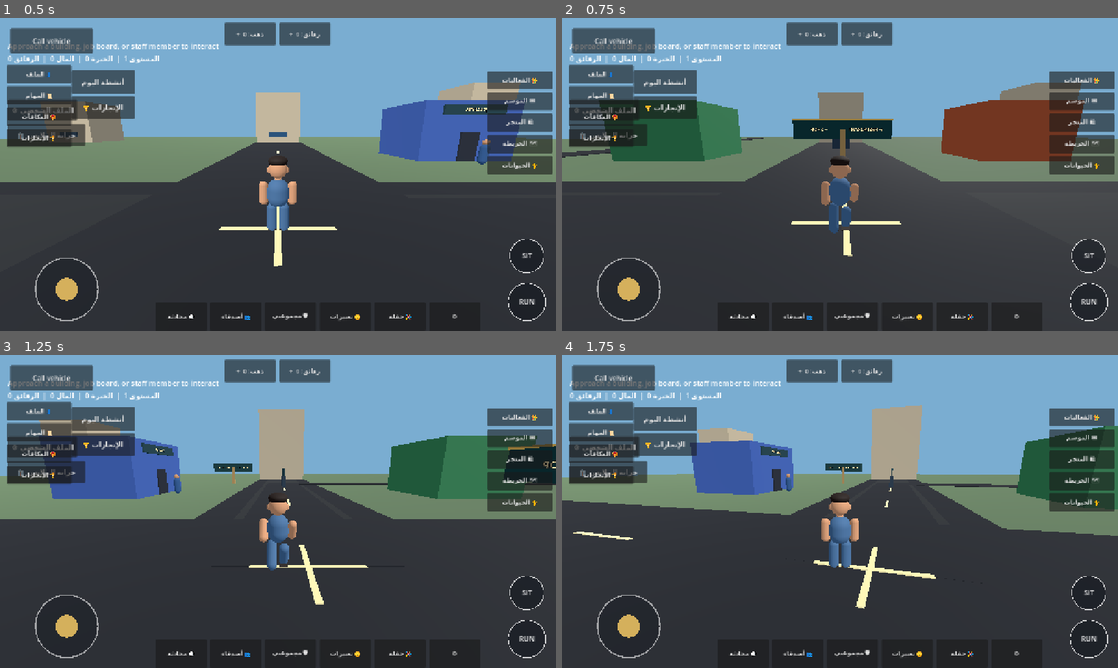
Above: before the commit, frames 1-4 (two rows, left to right).
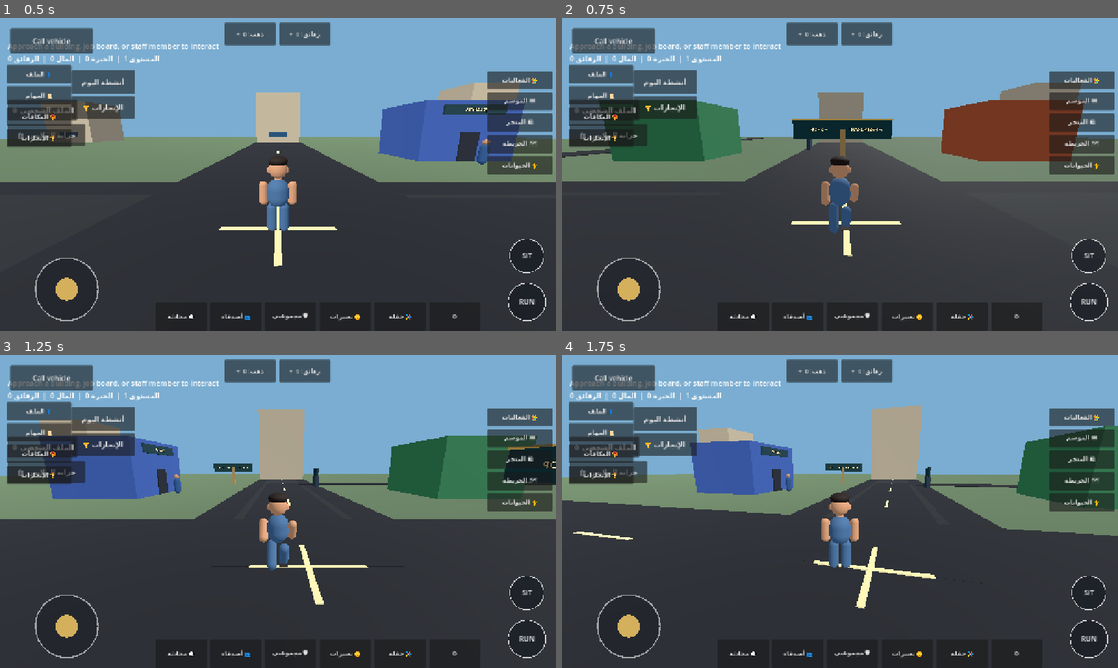
Above: after the commit, the same moments.

Repository: gamalalaraby1988-dotcom/King-Egypt-
Game: Godot game, scene res://scenes/main.tscn
Same seed, same stepped clock (60 frames per second), same inputs: the game is played once before the commit and once after it.
Inputs (mouse positions are in pixels of both pictures, inside the frame that each line leads up to):
- Up to frame 1 (0.5 s): no input
- Up to frame 2 (0.75 s): tap Enter at 0.5 s; move the mouse to (962, 158) at 0.52 s; hold D (move_right) from 0.53 s (still down); hold Shift (sprint) from 0.53 s (still down); click (962, 158) at 0.67 s
- Up to frame 3 (1.25 s): keep holding D (move_right); keep holding Shift (sprint)
- Up to frame 4 (1.75 s): release D (move_right) at 1.25 s; release Shift (sprint) at 1.25 s; drag from (728, 527) to (812, 574) at 1.27 s

Frame 1 is identical in both runs. In frame 2, 0.1% of the frame differs, in the area x 44-52%, y 38-43%; in frame 3, less than 0.1%; in frame 4, less than 0.1%.

Commit message:
Move job boards clear of city roads

Diff:
--- a/scripts/main.gd
+++ b/scripts/main.gd
@@ -552,9 +552,9 @@
 	_add_functional_building(manager, "المتجر", "مهمة شراء احتياجات", "تعرّف على المتجر واستلم قائمة احتياجات تجريبية من البوابة.", Vector3(16, 0, 16), Color(0.20, 0.48, 0.30), 150, 0, 1)
 	_add_functional_building(manager, "المطعم", "مهمة توصيل وجبة", "استلم طلب توصيل تجريبي من المطعم. ستصبح أهداف التوصيل الفعلية جزءًا من مرحلة لاحقة.", Vector3(-16, 0, 16), Color(0.65, 0.30, 0.18), 220, 2, 1)
 	_add_functional_building(manager, "مركز التوظيف", "مهمة التسجيل في وظيفة", "تعرّف على الوظائف المتاحة وشروط الالتحاق بها.", Vector3(16, 0, -16), Color(0.22, 0.34, 0.62), 300, 5, 1)
-	_create_job_board("وظيفة التوصيل", "توصيل طلب إلى نقطة الاستلام المحددة في المدينة.", Vector3(24, 0, 0), Vector3(0, 0, 14), 180, 0, 30, "courier_delivery")
-	_create_job_board("مرشد المدينة", "اذهب إلى نقطة المعلم السياحي وساعد الزائرين على اكتشاف المدينة.", Vector3(-24, 0, 0), Vector3(0, 0, -14), 220, 1, 40, "city_guide")
-	_create_job_board("عامل صيانة", "توجّه إلى موقع الصيانة المحدد وأكمل جولة الفحص الميدانية.", Vector3(0, 0, 24), Vector3(14, 0, 0), 250, 0, 45, "city_maintenance")
+	_create_job_board("وظيفة التوصيل", "توصيل طلب إلى نقطة الاستلام المحددة في المدينة.", Vector3(24, 0, 4.5), Vector3(0, 0, 9.5), 180, 0, 30, "courier_delivery")
+	_create_job_board("مرشد المدينة", "اذهب إلى نقطة المعلم السياحي وساعد الزائرين على اكتشاف المدينة.", Vector3(-24, 0, 4.5), Vector3(0, 0, -18.5), 220, 1, 40, "city_guide")
+	_create_job_board("عامل صيانة", "توجّه إلى موقع الصيانة المحدد وأكمل جولة الفحص الميدانية.", Vector3(4.5, 0, 24), Vector3(9.5, 0, 0), 250, 0, 45, "city_maintenance", PI / 2.0)
 	_create_service_staff("صاحب المتجر", "صاحب محل", "أهلًا بك! يمكنني مساعدتك في احتياجاتك ومشترياتك من المتجر.", Vector3(16, 0, 21))
 	_create_service_staff("موظف المطعم", "موظف", "مرحبًا! أستقبل طلبات المطعم وأساعدك في أنشطة التوصيل.", Vector3(-16, 0, 21))
 	_create_service_staff("موظف مركز التوظيف", "موظف", "أهلًا بك! يمكنك مراجعة الوظائف المتاحة وشروطها هنا.", Vector3(16, 0, -11))
@@ -586,11 +586,12 @@
 	manager.register_building(building)
 
 
-func _create_job_board(title: String, description: String, pos: Vector3, target_offset: Vector3, reward: int, chips_reward: int, xp_reward: int, job_id: String) -> void:
+func _create_job_board(title: String, description: String, pos: Vector3, target_offset: Vector3, reward: int, chips_reward: int, xp_reward: int, job_id: String, yaw: float = 0.0) -> void:
 	var board := Node3D.new()
 	board.name = "JobBoard_" + job_id
 	board.set_script(load("res://scripts/job_interaction.gd"))
 	board.position = pos
+	board.rotation.y = yaw
 	board.job_id = job_id
 	board.job_title = title
 	board.job_description = description
